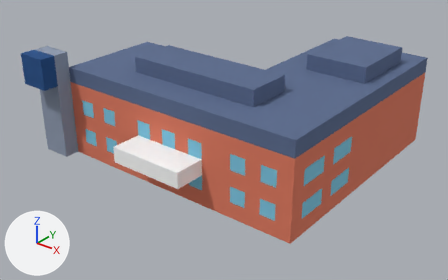
An edit to the glTF model assets/models/skins/voxel/school.glb, drawn before and after from the same camera.
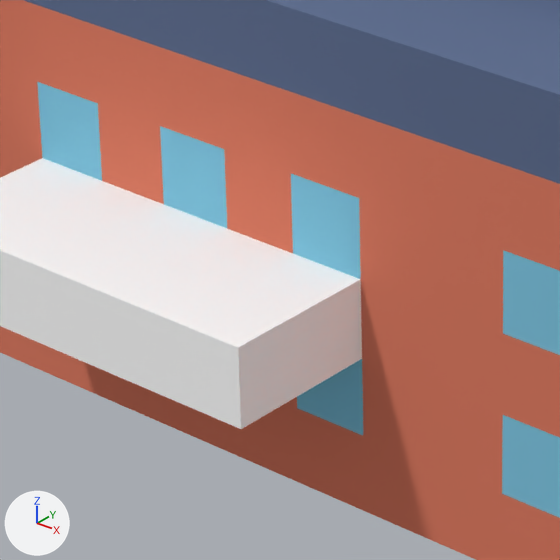
The first picture shows the older version from a 50 mm lens placed at (35.6, -42.0, 30.0), pointed at (-0.9, 3.7, 1.7). The close-ups show the older and then the newer version on the part from 29% to 54% of the width and 37% to 77% of the height of that picture. Only the edits that show in the close-ups are written down. Every picture has the same lights, and +X, +Y and +Z are marked at lower left. Where no turn or scale is listed for an object, it has been applied to the vertices.

In view in the first close-up: 'school_brick', 'school_roof_slate', 'school_white', 'school_window'.
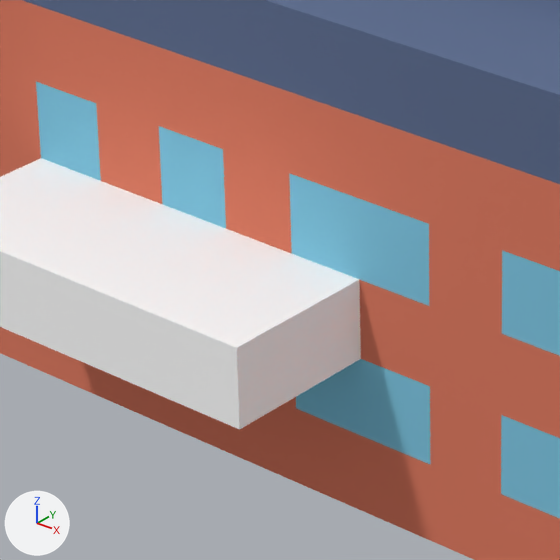
The change, as JSON lines over the scene's bpy script:
```json
{"block": "me_school_brick", "where": "# used by ob_school_brick; location = (0.0, 0.0, 0.0)"}
{"op": "remove", "block": "me_school_brick", "code": "me_school_brick.from_pydata(...)  # 546 vertices, 938 faces; spans x -13.4..13.4, y -5.5..19.7, z 0.0..7.9"}
{"op": "add", "block": "me_school_brick", "code": "me_school_brick.from_pydata(...)  # 546 vertices, 934 faces; spans x -13.4..13.4, y -5.5..19.7, z 0.0..7.9"}
{"block": "me_school_brick", "change": "me_school_brick part 1"}
{"op": "set", "path": "me_school_brick.vertices[366].co", "old": "(3.9, -5.5, 3.2)", "new": "(5.5, -5.5, 3.2)", "note": "pixel (362, 358) -> pixel (429, 386)"}
{"op": "set", "path": "me_school_brick.vertices[367].co", "old": "(5.5, -5.5, 3.2)", "new": "(3.9, -5.5, 4.7)", "note": "pixel (431, 386) -> pixel (359, 279)"}
{"op": "set", "path": "me_school_brick.vertices[368].co", "old": "(3.9, -5.5, 4.7)", "new": "(3.9, -5.5, 3.2)", "note": "pixel (360, 279) -> pixel (360, 358)"}
{"block": "me_school_window", "where": "# used by ob_school_window; location = (0.0, 0.0, 0.0)"}
{"block": "me_school_window", "where": "# verts and faces of me_school_window; kept vertices keep their numbers, new ones are numbered from 136"}
{"block": "me_school_window", "where": "# before: 112 (3.9, -5.5, 1.6) at pixel (363, 435), 115 (3.9, -5.5, 3.2) at pixel (362, 358), 116 (3.9, -5.5, 4.7) at pixel (360, 279), 119 (3.9, -5.5, 6.3) at pixel (359, 198)"}
{"op": "remove", "block": "me_school_window", "code": "me_school_window.from_pydata(...)  # 136 vertices, 76 faces; spans x -13.4..13.4, y -5.5..5.5, z 1.6..6.3"}
{"op": "add", "block": "me_school_window", "code": "me_school_window.from_pydata(...)  # 140 vertices, 80 faces; spans x -13.4..13.4, y -5.5..5.5, z 1.6..6.3"}
{"block": "me_school_window", "change": "me_school_window part 2"}
{"op": "add", "block": "me_school_window", "code": "for new, old in zip([*range(136, 140)], [112, 115, 116, 119]): verts[new] = verts[old] + (1.6, 0.0, 0.0)"}
{"op": "add", "block": "me_school_window", "code": "faces += [(112, 136, 115), (115, 136, 137), (116, 138, 119), (119, 138, 139)]"}
```

What differs and where, as boxes [x1, y1, x2, y2] in the close-ups (560 x 560 px; the box of a moved part takes in the faces that stretch with it):
```json
{"object": "school_window", "change": "reshaped", "before": [37, 82, 560, 518], "after": [36, 82, 560, 518]}
{"part": 1, "of": "me_school_brick", "change": "moved or reshaped", "before": [359, 199, 503, 493], "after": [359, 279, 501, 494]}
{"part": 2, "of": "me_school_window", "change": "added", "after": [358, 198, 431, 465], "on screen": "cyan"}
```
